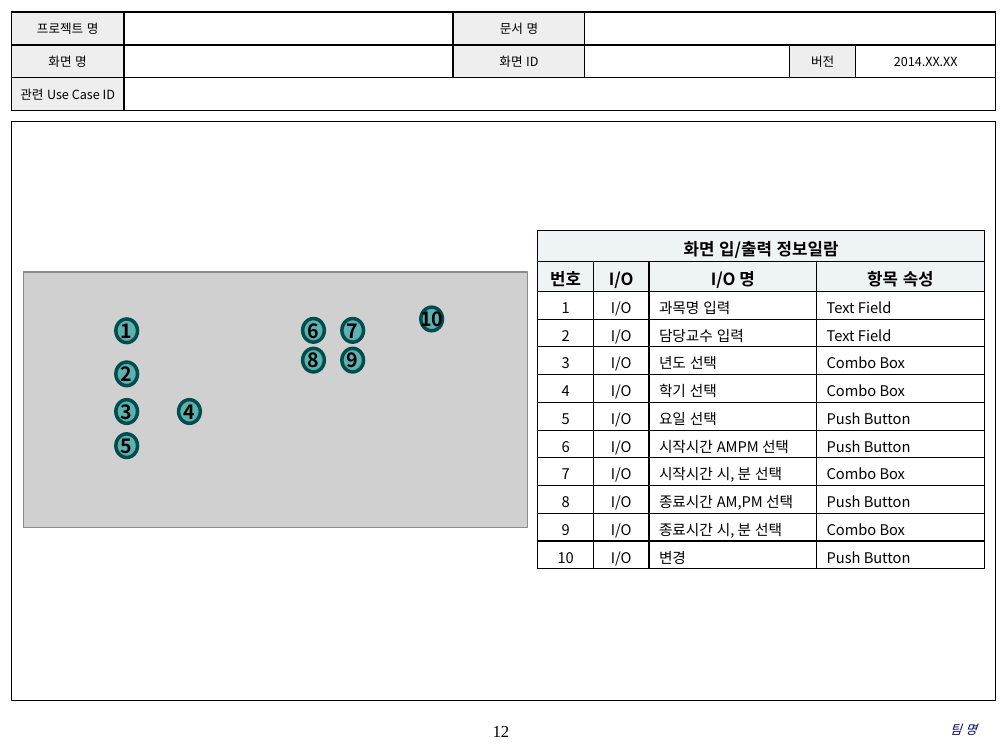
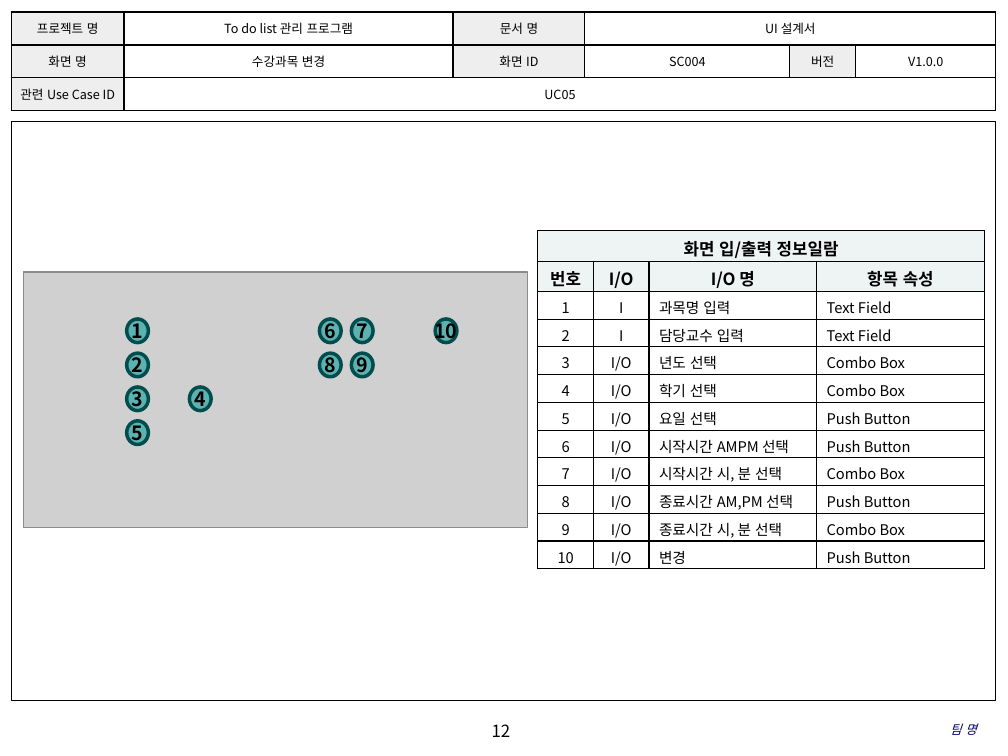
Before and after one commit to SE-admin/7, a slide deck: slide 12 of doc/3_ 설계서/UI Design Template.pptx. Drawn at 1008x756 pixels with LibreOffice and Linux fonts; fonts in the diff are those of the drawing; grey boxes stand for pictures; background and template pictures are left out. Boxes give left, top, right and bottom in pixels: in the first picture for what was removed or moved away, otherwise in the second. Text is boxed around its words. In the diff, an @@ line names an element or a change of style, - is before the commit and + after.

Commit message:
UI Design Template|doc|UI디자인오타수정

```diff
--- a/doc/3_ 설계서/UI Design Template.pptx
+++ b/doc/3_ 설계서/UI Design Template.pptx
@@ table at (11,12,995,111) @@
-row 1, column 2: 
+row 1, column 2: To do list 관리 프로그램
-row 1, column 4: 
+row 1, column 4: UI 설계서
-row 2: 화면 명 |  | 화면 ID |  | 버전 | 2014.XX.XX
+row 2: 화면 명 | 수강과목 변경 | 화면 ID | SC004 | 버전 | V1.0.0
-row 3, column 2: 
+row 3, column 2: UC05
@@ table at (538,231,984,570) @@
-row 3, column 2: I/O
+row 3, column 2: I
-row 4, column 2: I/O
+row 4, column 2: I
@@ ellipse "1": place and size @@
-ellipse "1" at (116,319,138,342)
+ellipse "1" at (127,319,149,342)
@@ ellipse "6": place and size @@
-ellipse "6" at (302,319,325,342)
+ellipse "6" at (320,319,342,342)
@@ ellipse "7": place and size @@
-ellipse "7" at (342,319,364,342)
+ellipse "7" at (352,319,374,342)
@@ ellipse "10": place and size @@
-ellipse "10" at (420,307,443,331)
+ellipse "10" at (435,319,458,342)
@@ ellipse "2": place and size @@
-ellipse "2" at (116,362,138,385)
+ellipse "2" at (127,353,149,376)
@@ ellipse "8": place and size @@
-ellipse "8" at (302,349,325,372)
+ellipse "8" at (320,353,342,376)
@@ ellipse "9": place and size @@
-ellipse "9" at (342,349,364,372)
+ellipse "9" at (352,353,374,376)
@@ ellipse "3": place and size @@
-ellipse "3" at (116,400,138,423)
+ellipse "3" at (127,387,149,410)
@@ ellipse "4": place and size @@
-ellipse "4" at (178,400,201,423)
+ellipse "4" at (190,387,212,410)
@@ ellipse "5": place and size @@
-ellipse "5" at (116,433,138,457)
+ellipse "5" at (127,421,149,445)
@@ page number at (492,724,511,737): font Times New Roman to Noto Sans CJK KR @@
```
Also in this commit, not shown: 17 other slides changed.
